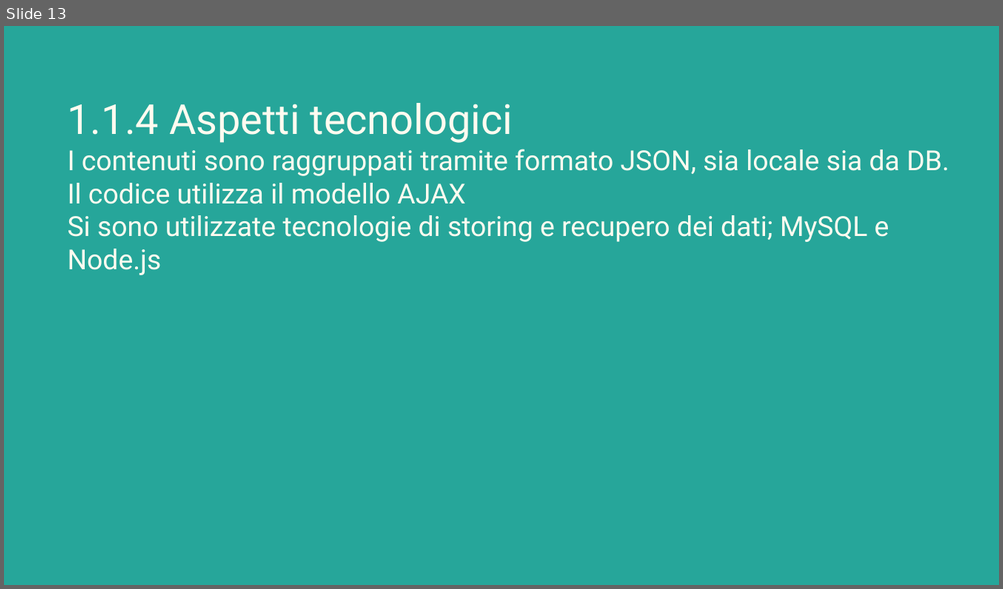
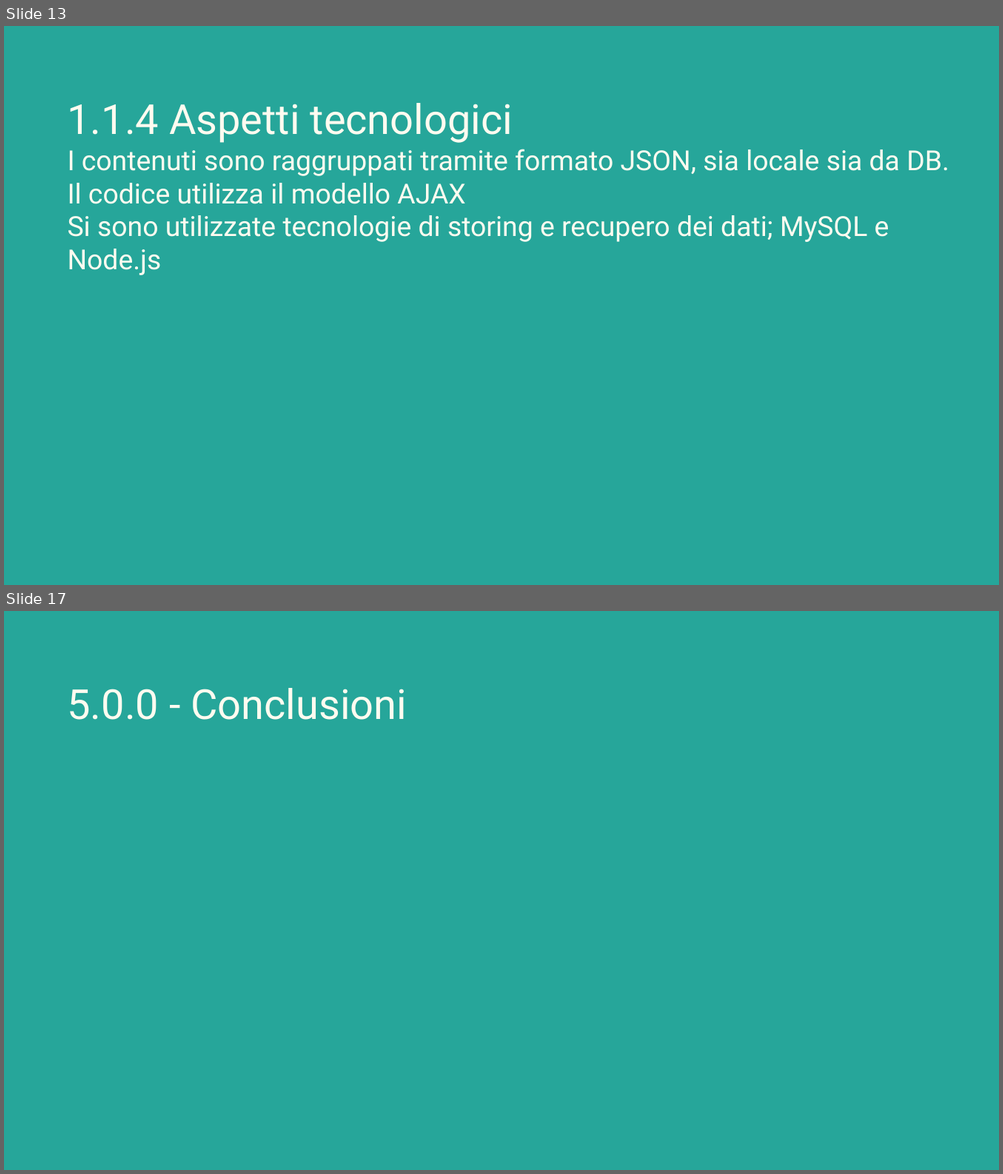
Before and after one commit to Giulia248/UniBookMi, a slide deck: others/Relazione UniBookMi.pptx. Shown one above the other, each under a label of ours: slide 13 before the commit, slides 13 and 17 after it; the slides between them are not shown. The pictures are 1003x589 and 1003x1174 pixels, drawn with LibreOffice and Linux fonts; fonts in the diff are those of the drawing. Boxes give left, top, right and bottom in pixels: in the first picture for what was removed or moved away, otherwise in the second. Text is boxed around its words. In the diff, an @@ line names an element or a change of style, - is before the commit and + after.

```diff
--- a/others/Relazione UniBookMi.pptx
+++ b/others/Relazione UniBookMi.pptx
@@ slide 17 added at bbox=[4, 611, 999, 1170], background #26A69A @@
@@ title added at bbox=[68, 688, 407, 720], 30 pt, text #FFFBF0 @@
+5.0.0 - Conclusioni
```
Also in this commit, not shown: 3 other slides added.
